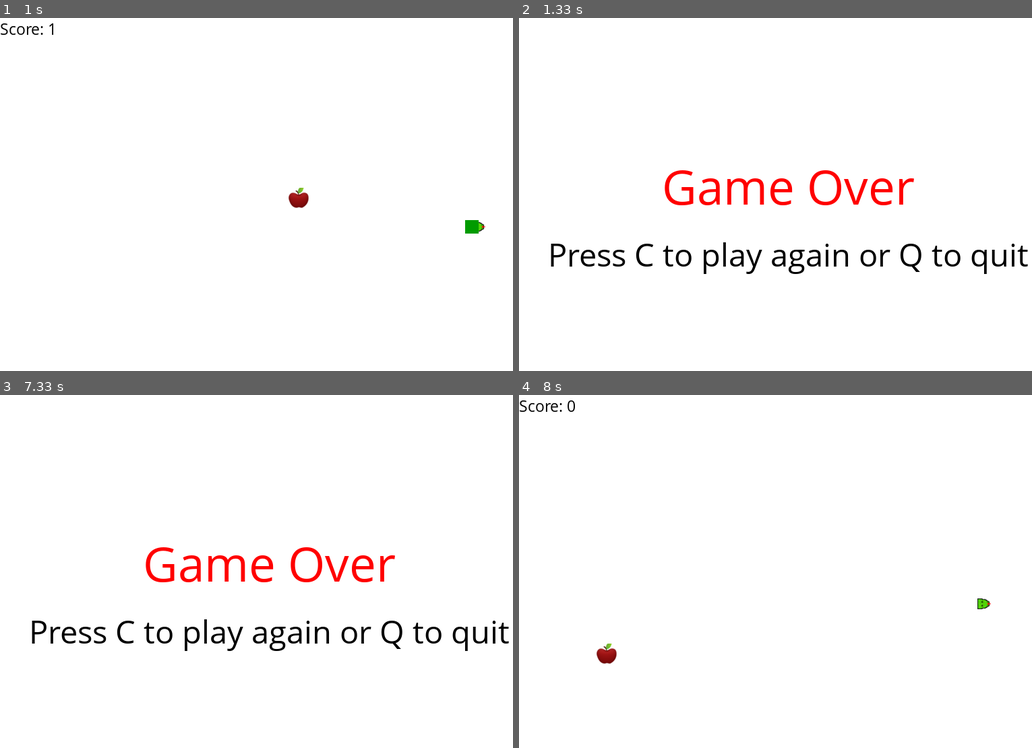
Above: before the commit, frames 1-4 (two rows, left to right).
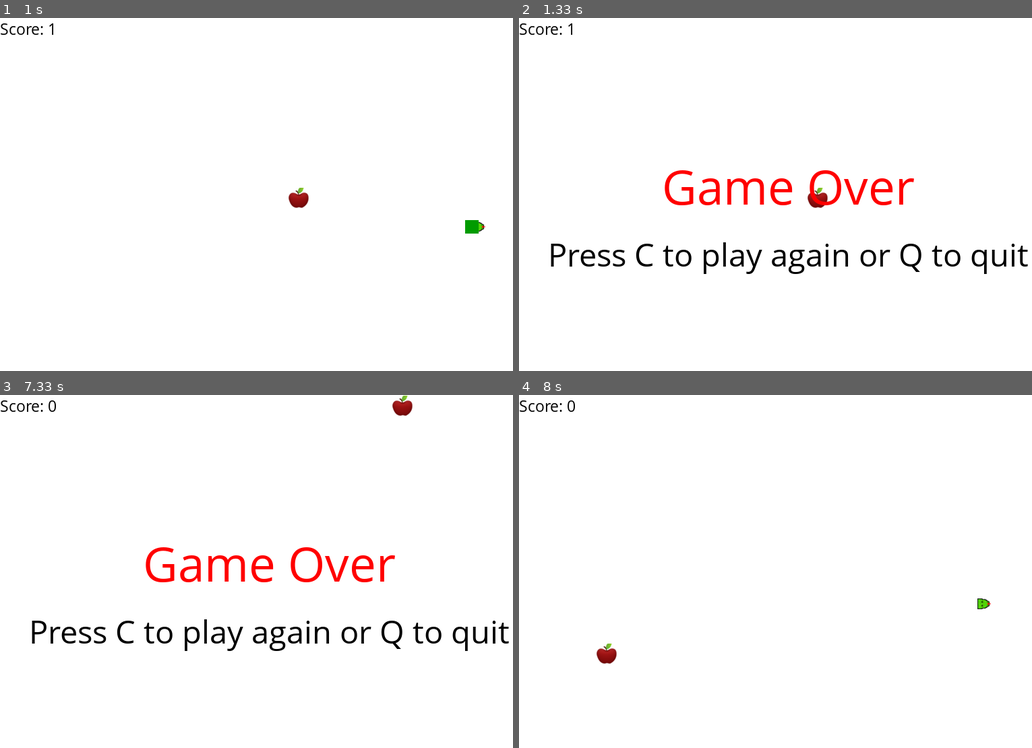
Above: after the commit, the same moments.

Repository: jchen236/pygame_fun
Game: pygame game, started from tutorial_1/snake.py
Two runs of this game, one before a commit and one after it. Both use one fixed random seed, a clock stepped at 60 frames per second and the inputs below.
Inputs:
- Up to frame 1 (1 s): tap C at 0.33 s; tap Enter at 0.67 s
- Up to frame 2 (1.33 s): hold Right from 1 s (still down)
- Up to frame 3 (7.33 s): release Right at 1.47 s; tap C at 1.5, 2.9, 3.2, 4.32, 5.3, 5.78, 7.12 s; hold Up 1.83-2.3 s; hold Right 2.33-2.8 s; hold Down 3.4-3.7 s; hold Left 3.73-4.13 s; hold Up 4.17-4.53 s; hold Right 4.57-5.2 s; hold Left 5.63-6.1 s; hold Right 6.13-6.6 s; hold Up 6.63-6.93 s; hold Right from 6.97 s (still down)
- Up to frame 4 (8 s): release Right at 7.43 s; tap C at 7.53, 7.83 s

Frame 1 is identical in both runs. In frame 2, 0.2% of the frame differs, in the area x 0-61%, y 1-54%; in frame 3, 0.3%, in the area x 0-81%, y 0-6%; in frame 4, nothing differs.

Commit message:
Fix game over screen to only render text once

Diff:
--- a/tutorial_1/snake.py
+++ b/tutorial_1/snake.py
@@ -135,11 +135,12 @@
 
     while not gameExit:
         # Game over logic. Quit or start again.
-        while gameOver == True:
-            gameDisplay.fill(WHITE)
+
+        if gameOver == True:
             message_to_screen("Game Over", RED, -50, size = "large")
             message_to_screen("Press C to play again or Q to quit", BLACK, 50, size = "med")
             pygame.display.update()
+        while gameOver == True:
             for event in pygame.event.get():
                 if event.type == pygame.QUIT:
                     gameOver = False
